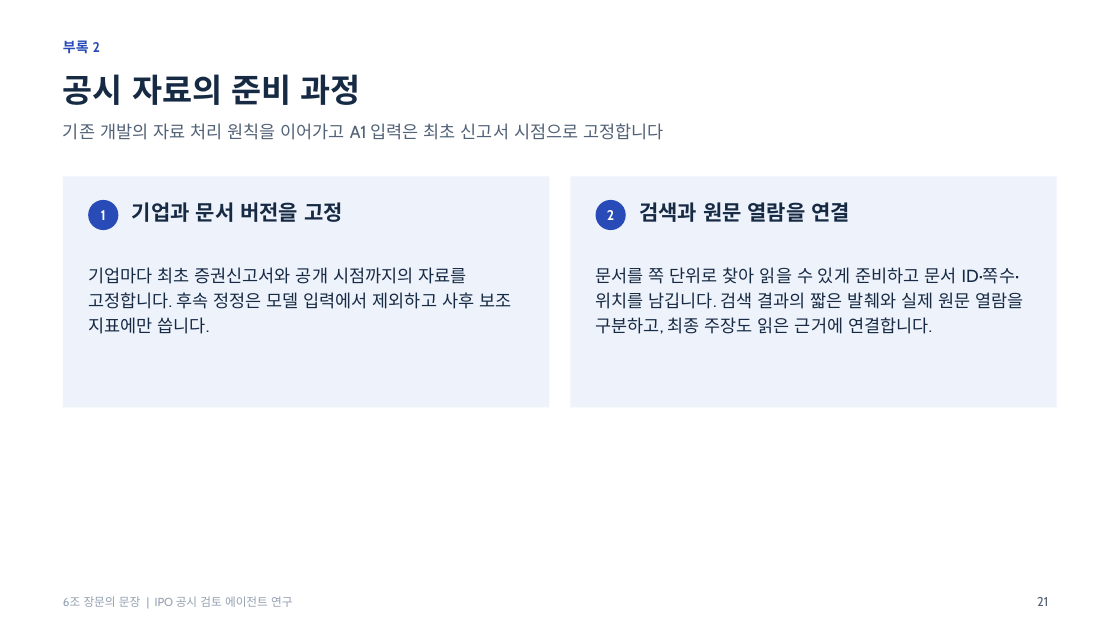
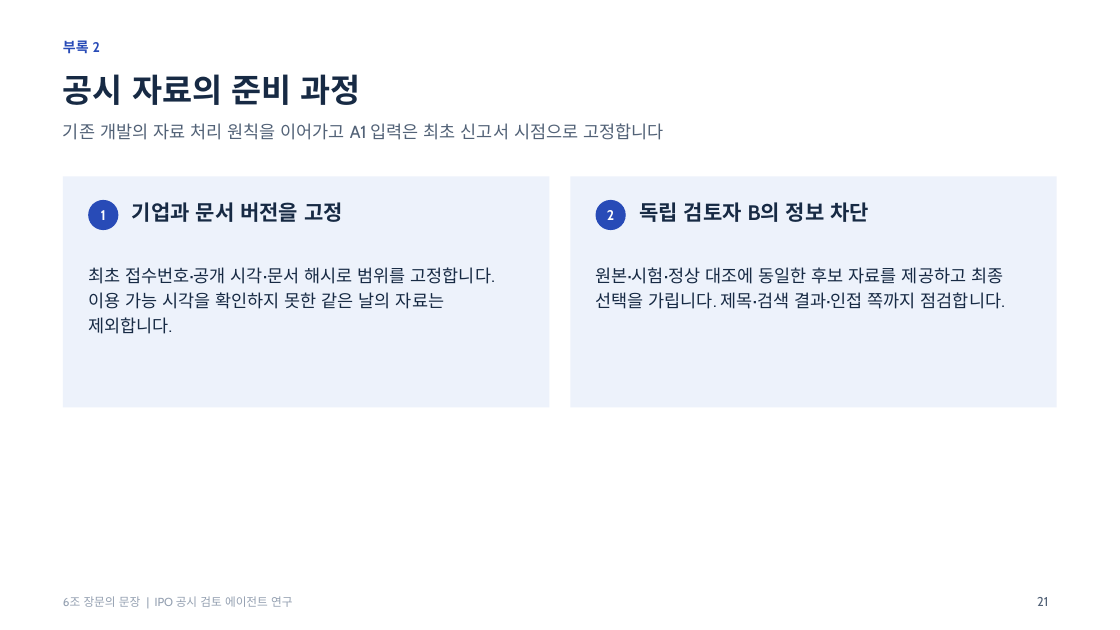
Before and after one commit to Sooobeo/JangmoonueMoonjang, a slide deck: slide 21 of whole plan/IPO_연구_중간발표_수정본.pptx. Drawn at 1120x630 pixels with LibreOffice and Linux fonts; fonts in the diff are those of the drawing. Boxes give left, top, right and bottom in pixels: in the first picture for what was removed or moved away, otherwise in the second. Text is boxed around its words. In the diff, an @@ line names an element or a change of style, - is before the commit and + after.

```diff
--- a/whole plan/IPO_연구_중간발표_수정본.pptx
+++ b/whole plan/IPO_연구_중간발표_수정본.pptx
@@ text at (639, 202, 869, 222): text changed @@
-검색과 원문 열람을 연결
+독립 검토자 B의 정보 차단
@@ text at (88, 267, 495, 334): text changed @@
-기업마다 최초 증권신고서와 공개 시점까지의 자료를 고정합니다. 후속 정정은 모델 입력에서 제외하고 사후 보조 지표에만 씁니다.
+최초 접수번호·공개 시각·문서 해시로 범위를 고정합니다. 이용 가능 시각을 확인하지 못한 같은 날의 자료는 제외합니다.
@@ text at (596, 267, 1005, 309): text changed @@
-문서를 쪽 단위로 찾아 읽을 수 있게 준비하고 문서 ID·쪽수·위치를 남깁니다. 검색 결과의 짧은 발췌와 실제 원문 열람을 구분하고, 최종 주장도 읽은 근거에 연결합니다.
+원본·시험·정상 대조에 동일한 후보 자료를 제공하고 최종 선택을 가립니다. 제목·검색 결과·인접 쪽까지 점검합니다.
```
Also in this commit, not shown: 6 other slides changed, 13 other files.
